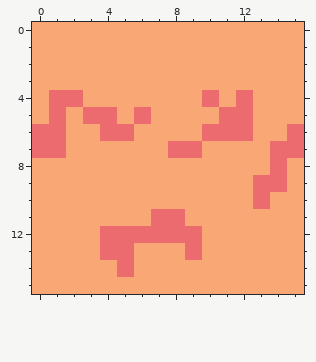
Edited in one commit: pixel-art file (assets/tiles/sand.ase). That is the earlier state.
16x16 pixels, 1 frame.
After:
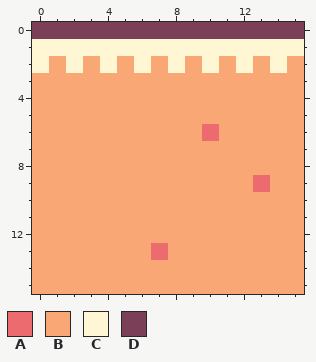
Palette (. is transparent): A #eb6b6f  B #f9a875  C #fff6d3  D #7c3f58
The edit:
Changed rows in their new state; - is an unchanged pixel.
first column x 0:
 0 DDDDDDDDDDDDDDDD
 1 CCCCCCCCCCCCCCCC
 2 C-C-C-C-C-C-C-C-
 4 -BB-------B-B---
 5 -B-BB-B----BB---
 6 BB--BB-----BB--B
 7 BB------BB----BB
 8 --------------B-
 9 --------------B-
10 -------------B--
11 -------BB-------
12 ----BBBBBB------
13 ----BB-A-B------
14 -----B----------
Where, in picture pixels (left, top, right, bottom), the same in both pictures:
changed: (32, 22, 304, 277)
